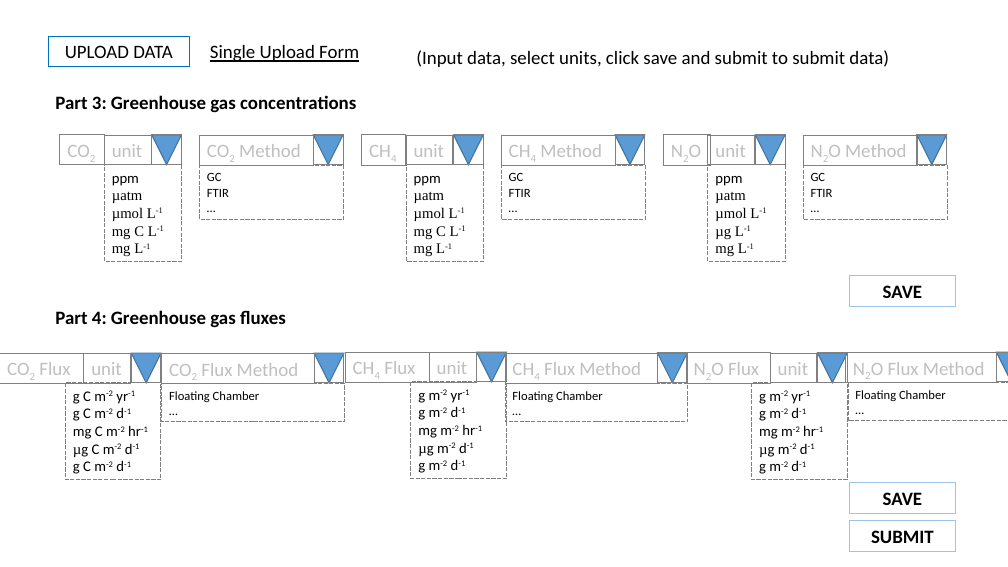
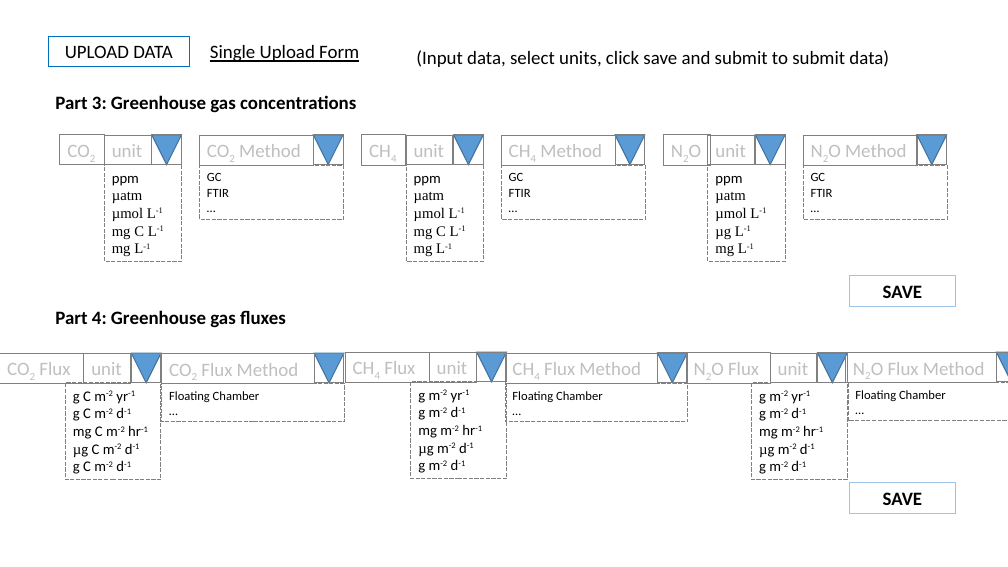
Before and after one commit to geohackweek/ghw2018_web_portal_inlandwater_co2, a slide deck: slide 8 of docs/Web portal.pptx. Drawn at 1008x567 pixels with LibreOffice and Linux fonts; fonts in the diff are those of the drawing. Boxes give left, top, right and bottom in pixels: in the first picture for what was removed or moved away, otherwise in the second. Text is boxed around its words. In the diff, an @@ line names an element or a change of style, - is before the commit and + after.

Commit message:
revised pptx file

```diff
--- a/docs/Web portal.pptx
+++ b/docs/Web portal.pptx
@@ rectangle removed at (849,521,956,551) @@
-SUBMIT
```
Also in this commit, not shown: 1 other slide changed, 2 slides added.
